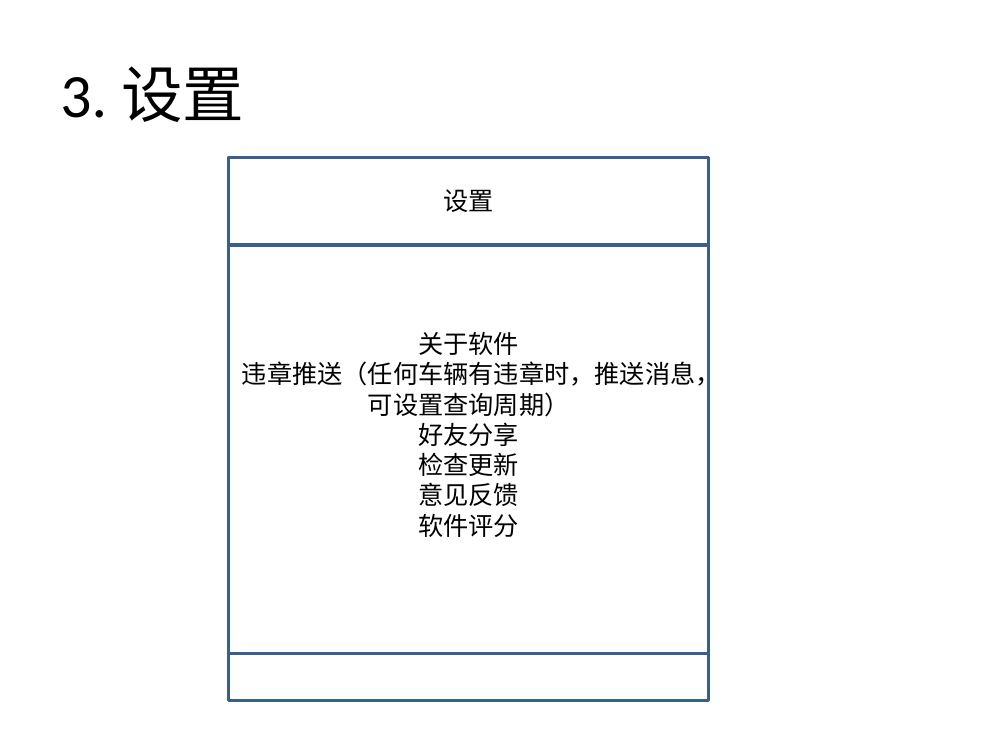
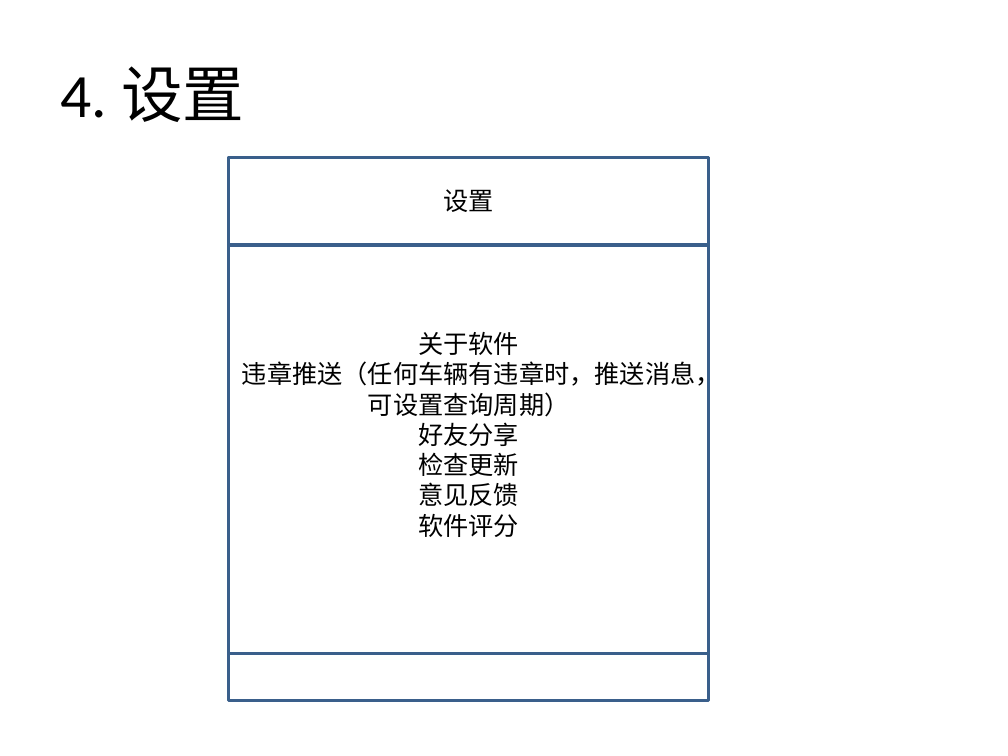
Before and after one commit to iWorkTogether/TrafficViolationProof_Android, a slide deck: slide 10 of docs/交通违章保卫战.pptx (slide 9 before the commit). Drawn at 1008x756 pixels with LibreOffice and Linux fonts; fonts in the diff are those of the drawing. Boxes give left, top, right and bottom in pixels: in the first picture for what was removed or moved away, otherwise in the second. Text is boxed around its words. In the diff, an @@ line names an element or a change of style, - is before the commit and + after.

```diff
--- a/docs/交通违章保卫战.pptx
+++ b/docs/交通违章保卫战.pptx
@@ title at <box>60,66,244,122</box>: text changed @@
-3. 设置
+4. 设置
```
Also in this commit, not shown: 5 other slides changed, 1 slide added.
